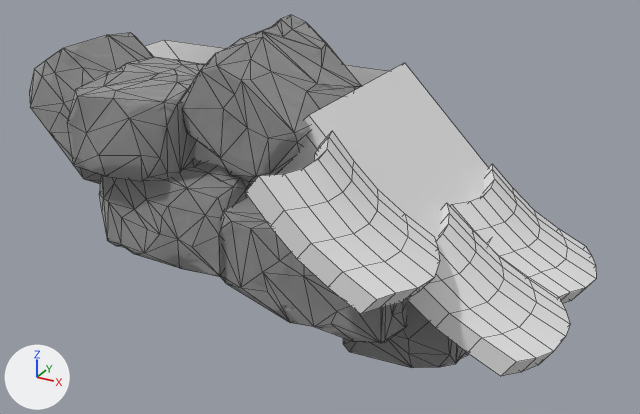
Before and after pictures for a commit that changed the FBX model LightProjectGame/Assets/FBX/Structures/Roof_End_Left.fbx.
Both versions are drawn from a camera (50 mm lens) standing at (1.12, -3.13, 1.91) and looking at (-0.76, 0.29, 0.2). Arrows for +X, +Y and +Z are at lower left; the lights stay in place. Mesh edges are drawn as thin lines. Where no turn or scale is listed for an object, it has been applied to the vertices.

Objects in the first picture: 'Roof.004', 'Wall.021', 'rock_6.053'.
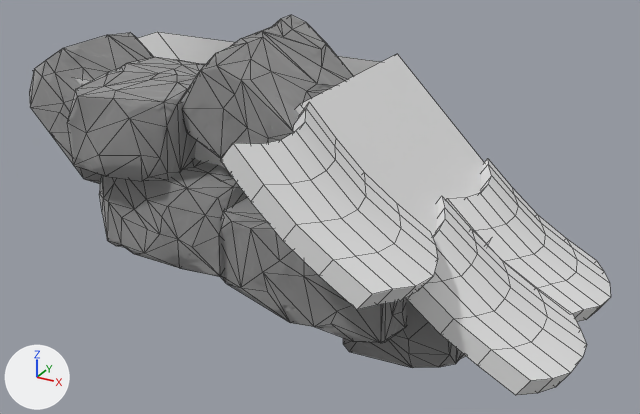
What changed in the scene script:
```text
Change me_roof_008:
    where me_roof_008.from_pydata(...)  # 218 vertices, 209 faces; spans x -0.71..0.49, y -0.59..1.0, z -0.14..0.76
    used by ob_roof_004; location = (0.0, 0.0, 0.0)
    before: 0 (-0.71, 0.0, 0.71), 2 (-0.71, 1.0, 0.71), 4 (-0.65, 1.0, 0.76) at pixel (404, 62), 5 (-0.65, 0.0, 0.76) at pixel (308, 115)
    me_roof_008 part 2: the loose piece of 70 vertices spanning x -0.2..0.49, y 0.39..0.98, z -0.14..0.31 is multiplied about its middle by the matrix ((1.104, 0.0, -0.104), (0.0, 1.0, 0.0), (-0.104, 0.0, 1.104)), then moved by (0.03, 0.0, -0.03)
    me_roof_008 part 3: the loose piece of 70 vertices spanning x -0.21..0.49, y -0.21..0.41, z -0.14..0.31 is multiplied about its middle by the matrix ((1.104, 0.0, -0.104), (0.0, 1.0, 0.0), (-0.104, 0.0, 1.104)), then moved by (0.03, 0.0, -0.03)
    me_roof_008 part 4: the loose piece of 70 vertices spanning x -0.61..0.06, y -0.59..0.0, z 0.22..0.71 is multiplied about its middle by the matrix ((1.104, 0.0, -0.104), (0.0, 1.0, 0.0), (-0.104, 0.0, 1.104)), then moved by (-0.06, 0.0, 0.06)
    me_roof_008 part 5
    add for i in [0, 2, 4, 5]: me_roof_008.vertices[i].co += Vector((-0.04, 0.0, 0.04))
Change me_wall_004:
    where me_wall_004.from_pydata(...)  # 8 vertices, 5 faces; spans x -0.71..1.5, y 0.0..1.0, z 0.0..0.71
    used by ob_wall_021; location = (-1.5, 0.0, 0.0)
    before: 0 (-0.71, 0.0, 0.71), 2 (-0.71, 1.0, 0.71) at pixel (163, 39), 4 (0.79, 0.0, 0.71), 6 (0.79, 1.0, 0.71)
    me_wall_004 part 1
    add for i in [0, 2, 4, 6]: me_wall_004.vertices[i].co += Vector((-0.04, 0.0, 0.04))
```

Location of each change, [x1, y1, x2, y2] in pixels of the pictures (640 x 414 px; the box of a moved part takes in the faces that stretch with it):
'Roof.004', reshaped (11% wider, 9% taller)
    before: [245, 63, 596, 376]
    after: [220, 54, 611, 395]
'Wall.021', reshaped
    before: [145, 40, 389, 185]
    after: [33, 32, 380, 168]
part 2 of me_roof_008, moved or reshaped
    before: [451, 164, 596, 304]
    after: [446, 159, 611, 322]
part 3 of me_roof_008, moved or reshaped
    before: [407, 203, 570, 376]
    after: [406, 196, 587, 395]
part 4 of me_roof_008, moved or reshaped
    before: [245, 131, 440, 314]
    after: [220, 102, 438, 310]
part 5 of me_roof_008, moved or reshaped
    before: [304, 63, 488, 240]
    after: [295, 54, 484, 237]
